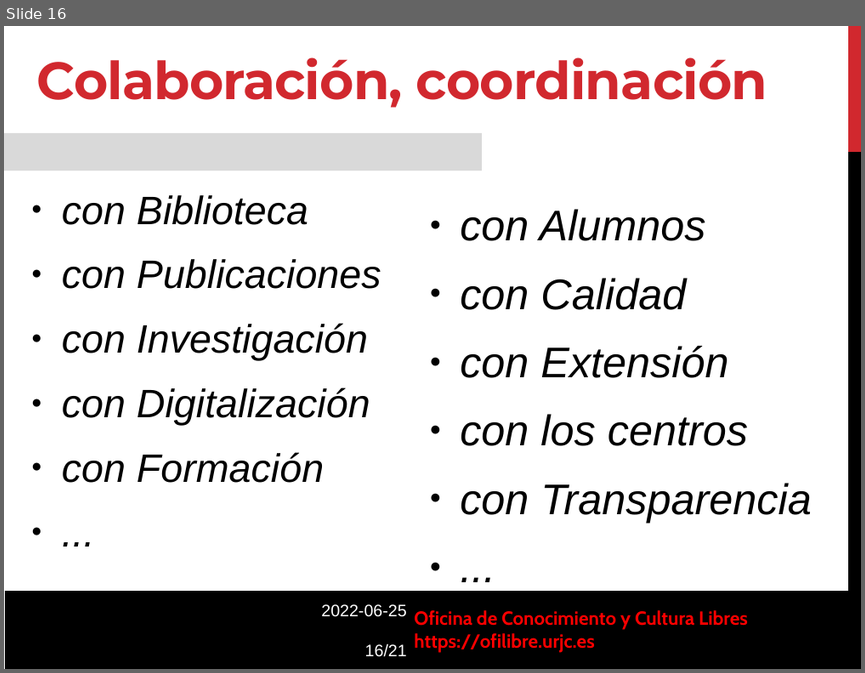
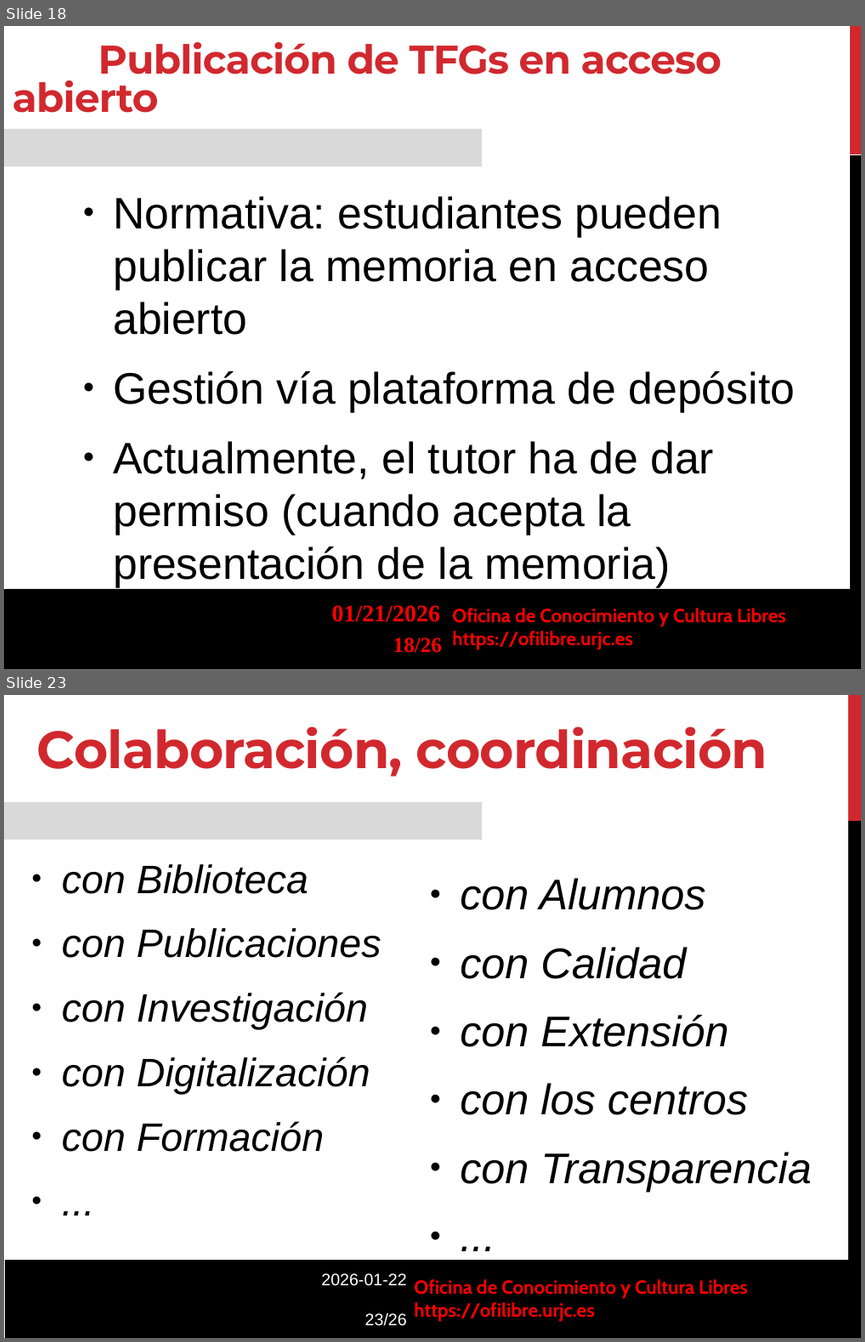
Before and after one commit to roberto-red/ofilibre, a slide deck: static/transpas/ofilibre/Modelo-OfiLibre.odp. Shown one above the other, each under a label of ours: slide 16 before the commit, slides 18 and 23 after it; the slides between them are not shown. The pictures are 865x673 and 865x1342 pixels, drawn with LibreOffice and Linux fonts; fonts in the diff are those of the drawing; background and template pictures are left out. Boxes give left, top, right and bottom in pixels: in the first picture for what was removed or moved away, otherwise in the second. Text is boxed around its words. In the diff, an @@ line names an element or a change of style, - is before the commit and + after.

Commit message:
Nueva presentación del "modelo OfiLibre"

```diff
--- a/static/transpas/ofilibre/Modelo-OfiLibre.odp
+++ b/static/transpas/ofilibre/Modelo-OfiLibre.odp
@@ slide 18 added at [4, 26, 861, 669], background #FFFFFF @@
@@ text added at [12, 42, 721, 113], 33.6 pt, text #D1282E, bold @@
+Publicación de TFGs en acceso abierto
@@ freeform shape added at [850, 26, 861, 154], fill #D1282E @@
@@ rectangle added at [4, 129, 481, 166], fill #D9D9D9 @@
@@ freeform shape added at [850, 155, 861, 669], fill #000000 @@
@@ text added at [113, 196, 795, 588], 37 pt, text #000000 @@
+● Normativa: estudiantes pueden publicar la memoria en acceso abierto
+● Gestión vía plataforma de depósito
+● Actualmente, el tutor ha de dar permiso (cuando acepta la presentación de la memoria)
@@ freeform shape added at [4, 588, 861, 669], fill #000000 @@
@@ text added at [332, 605, 441, 622], 20 pt, text #FF0000, bold @@
+01/21/2026
@@ text added at [452, 607, 786, 650], 16 pt, text #FF0000, bold @@
+Oficina de Conocimiento y Cultura Libres
+https://ofilibre.urjc.es
@@ page number added at [393, 637, 442, 652], 18 pt, text #FF0000, bold @@
+18/26
@@ what was slide 16 is now slide 23 @@
@@ text at [321, 1273, 407, 1326]: text changed @@
-2022-06-25
-16/21
+2026-01-22
+23/26
```
Also in this commit, not shown: 8 slides changed, 14 other slides added, 10 slides removed, 3 other files.
